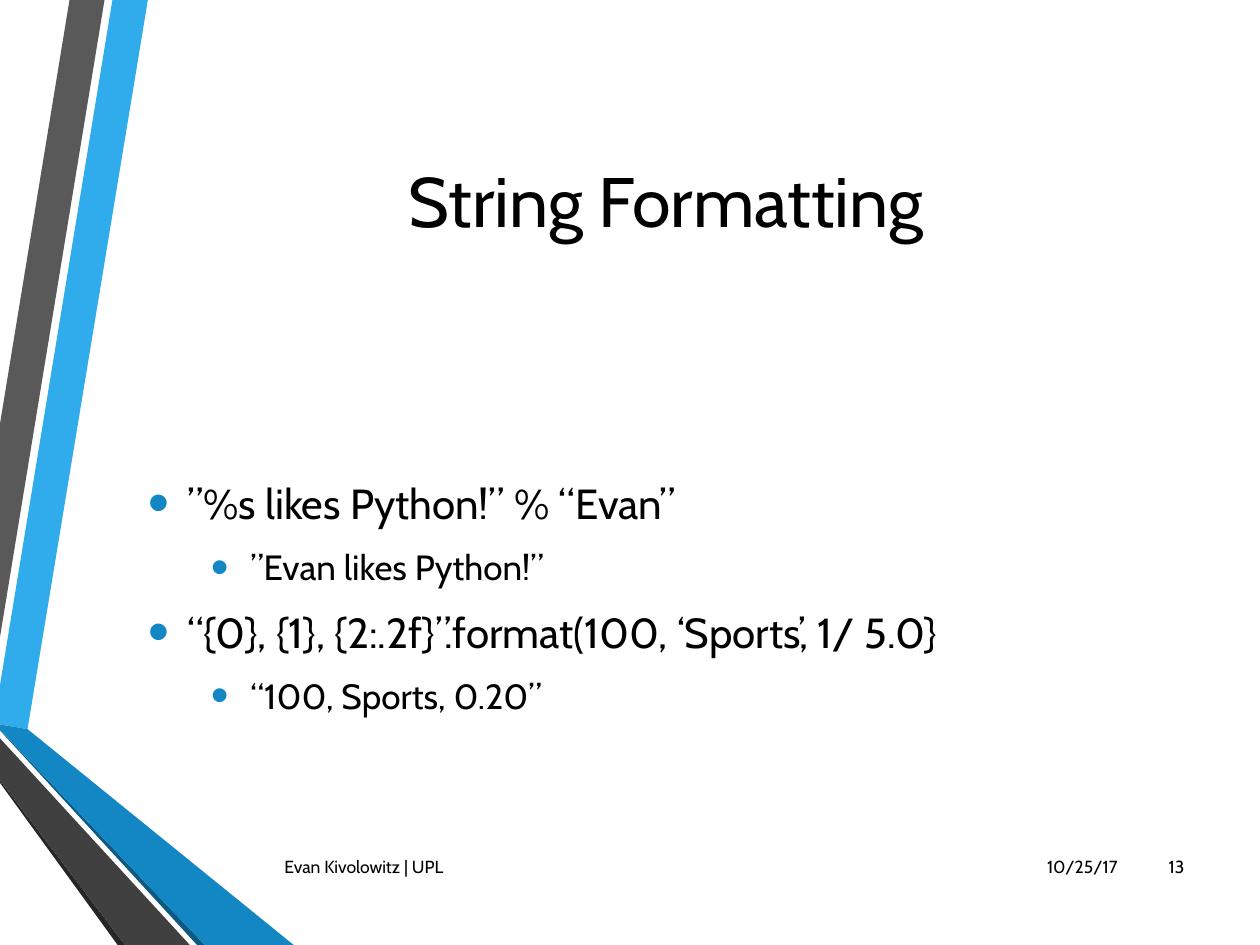
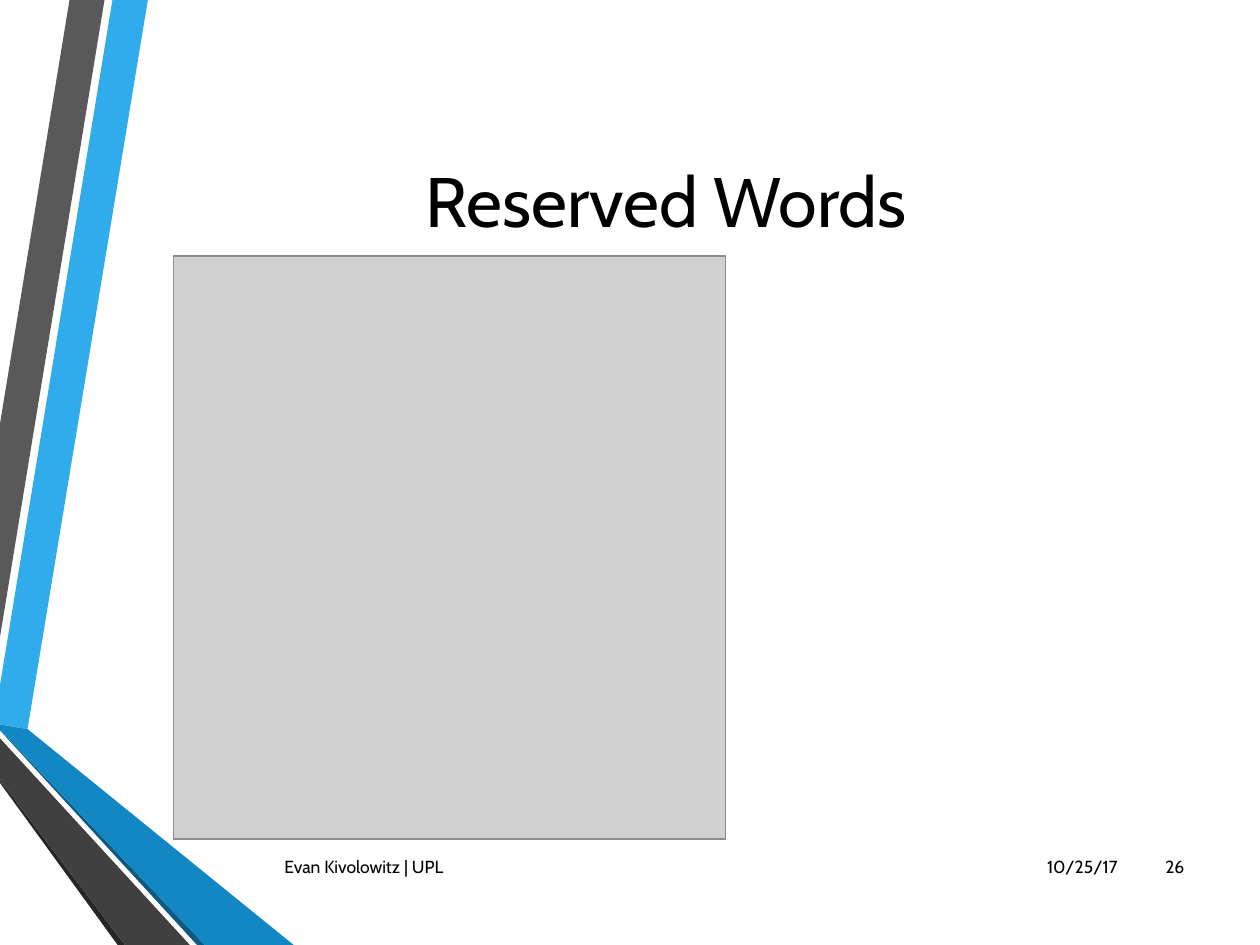
Before and after one commit to ekivolowitz/PythonTalk, a slide deck: slide 26 of Python.pptx (slide 13 before the commit). Drawn at 1260x945 pixels with LibreOffice and Linux fonts; fonts in the diff are those of the drawing; grey boxes stand for pictures; background and template pictures are left out. Boxes give left, top, right and bottom in pixels: in the first picture for what was removed or moved away, otherwise in the second. Text is boxed around its words. In the diff, an @@ line names an element or a change of style, - is before the commit and + after.

```diff
--- a/Python.pptx
+++ b/Python.pptx
@@ title at [426, 174, 907, 228]: text changed @@
-String Formatting
+Reserved Words
@@ picture added at [174, 256, 726, 839] @@
@@ text removed at [187, 487, 938, 718] @@
-• ”%s likes Python!” % “Evan”
-  • ”Evan likes Python!”
-• “{0}, {1}, {2:.2f}”.format(100, ‘Sports’, 1/ 5.0}
-  • “100, Sports, 0.20”
@@ page number at [1165, 860, 1184, 874]: text changed @@
-13
+26
```
Also in this commit, not shown: 2 other slides changed, 8 slides added, 14 other files.
